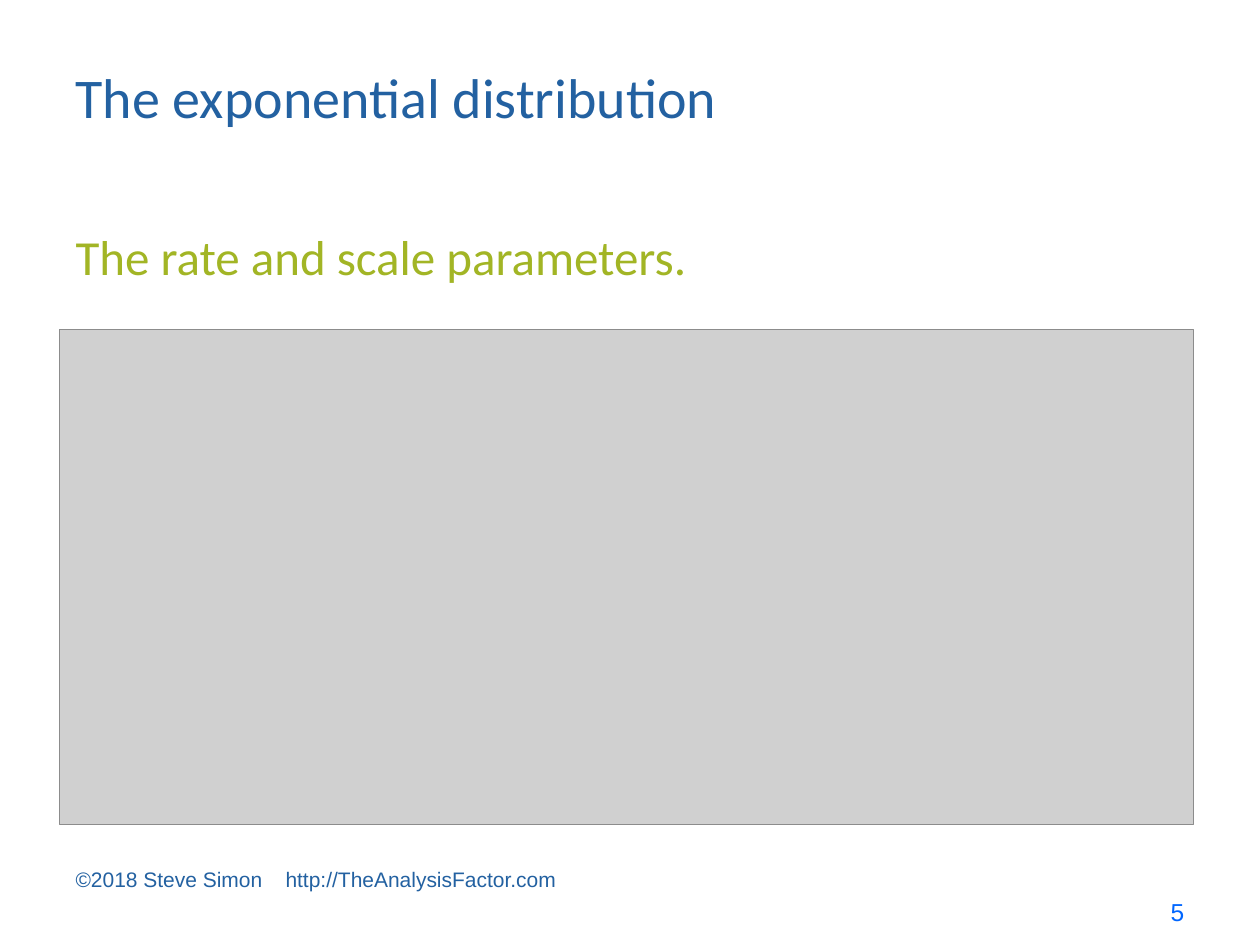
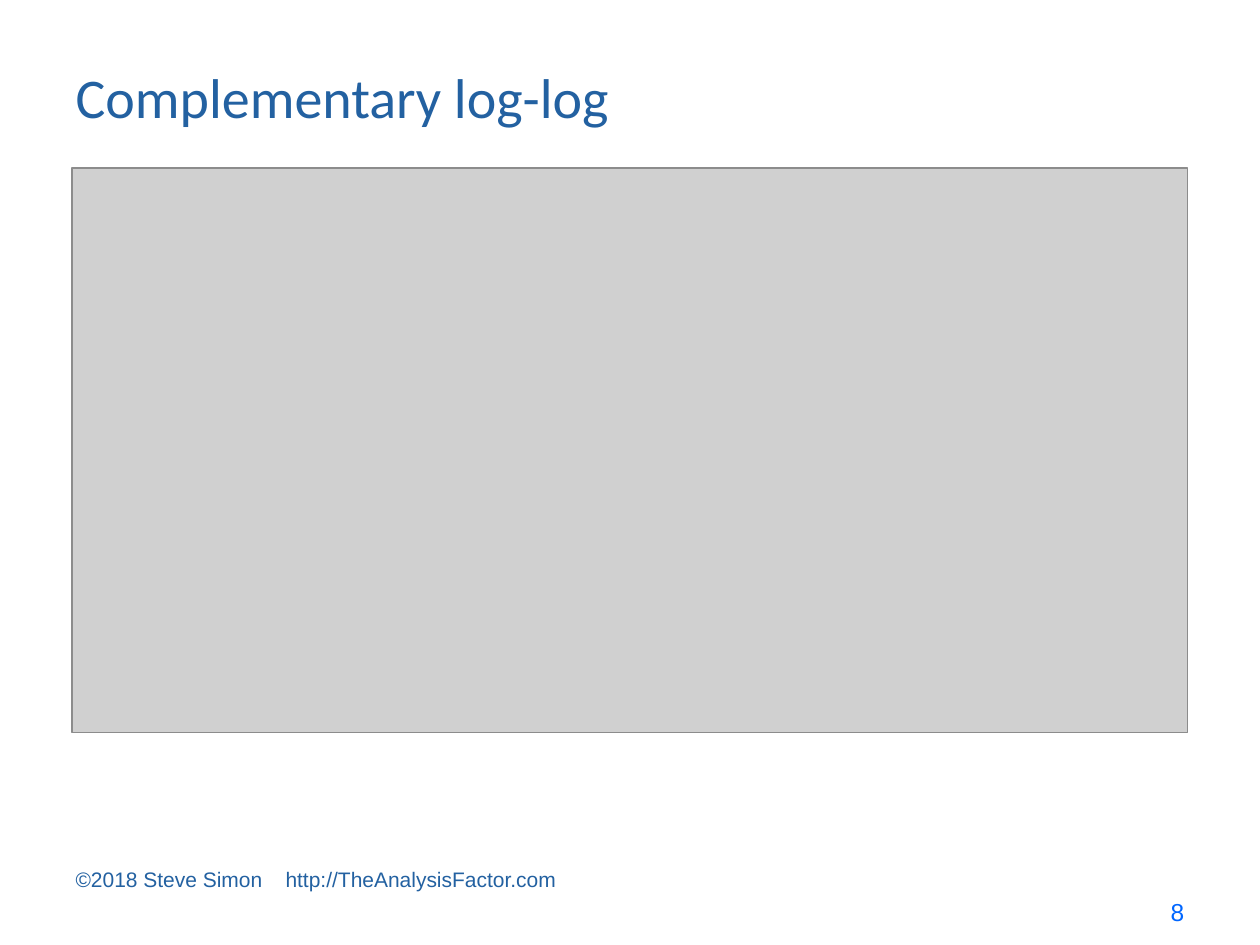
Before and after one commit to pmean/survival-models, a slide deck: slide 8 of bin/survival lecture 6.pptx (slide 5 before the commit). Drawn at 1260x945 pixels with LibreOffice and Linux fonts; fonts in the diff are those of the drawing; grey boxes stand for pictures. Boxes give left, top, right and bottom in pixels: in the first picture for what was removed or moved away, otherwise in the second. Text is boxed around its words. In the diff, an @@ line names an element or a change of style, - is before the commit and + after.

```diff
--- a/bin/survival lecture 6.pptx
+++ b/bin/survival lecture 6.pptx
@@ title at <box>76,79,608,128</box>: text changed @@
-The exponential distribution
+Complementary log-log
@@ picture: place and size @@
-picture at <box>59,330,1193,825</box>
+picture at <box>72,168,1187,732</box>
@@ text removed at <box>76,241,686,283</box> @@
-The rate and scale parameters.
@@ page number at <box>1171,904,1185,922</box>: text changed @@
-5
+8
```
Also in this commit, not shown: 15 other slides changed, 13 slides removed, 2 other files.
